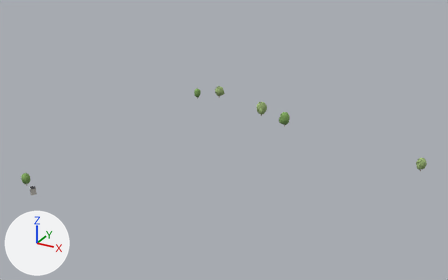
One commit to the glTF model viewer/districts/2030-haven/chunks/c_3_8.glb: the scene before it, then after it.
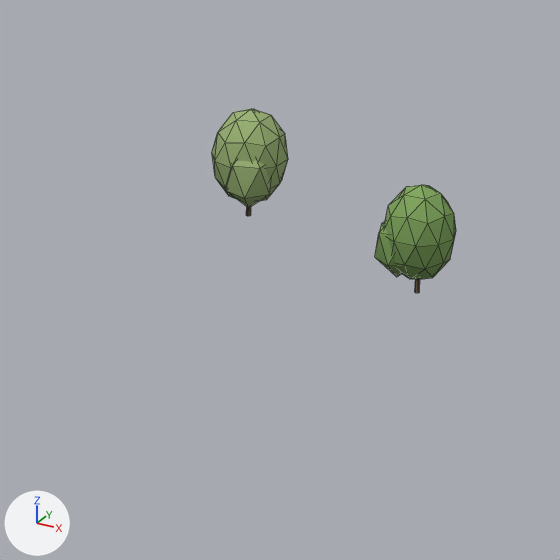
The first picture shows the older version from a camera (50 mm lens) standing at (1076.0, 1920.0, 157.0) and looking at (917.0, 2209.0, 12.0). The close-ups show the older and then the newer version on the part from 51% to 68% of the width and 31% to 58% of the height of that picture. Only the edits that show in the close-ups are written down. The lights are fixed; the arrows at lower left show +X, +Y and +Z. The close-ups show mesh edges as thin lines. Where no turn or scale is listed for an object, it has been applied to the vertices. Vertices at exactly the same position are counted once.

The first close-up shows 'tree_round_0.001', 'tree_round_1.002'.
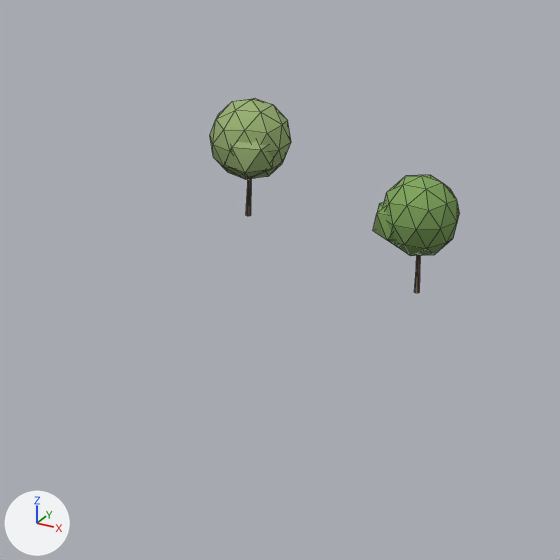
The change, as a diff of the scene's bpy script:
```diff
--- a/viewer/districts/2030-haven/chunks/c_3_8.glb.py
+++ b/viewer/districts/2030-haven/chunks/c_3_8.glb.py
@@ me_tree_round_1 @@
 # used by ob_tree_round_1_002; parent = ob_trees_3_8_0; location = (43.7, -19.16, 5.29); rotation_euler = (0.0, 0.0, -1.935), in degrees (0, 0, -111); scale = (5.16, 5.16, 5.29)
 # before: 7 (-0.01, 0.03, 0.06), 8 (0.01, 0.02, 0.06), 14 (0.01, -0.02, 0.06), 20 (-0.01, -0.03, 0.06), 27 (-0.04, -0.02, 0.06)
 # before: 29 (-0.04, 0.02, 0.06)
-me_tree_round_1.from_pydata(...)  # 66 vertices, 120 faces; spans x -0.68..0.68, y -0.7..0.7, z -1.0..1.0
+me_tree_round_1.from_pydata(...)  # 66 vertices, 120 faces; spans x -0.67..0.67, y -0.69..0.69, z -1.0..1.0
+# me_tree_round_1 part 1: the loose piece of 42 vertices spanning x -0.68..0.65, y -0.7..0.7, z -0.76..1.0 is scaled about its middle by (0.989, 0.989, 0.767), then moved by (0.0, 0.0, 0.21)
+# me_tree_round_1 part 2: the loose piece of 12 vertices spanning x -0.17..0.68, y -0.13..0.68, z -0.72..0.52 is scaled about its middle by (0.989, 0.989, 0.712), then moved by (0.0, 0.0, 0.32)
+# me_tree_round_1 part 3
+for i in [7, 8, 14, 20, 27, 29]: me_tree_round_1.vertices[i].co += Vector((0.0, 0.0, -0.35))
 me_tree_round_1.materials.append(mat_tree_vc)
@@ me_tree_round_0 @@
 # used by ob_tree_round_0_001; parent = ob_trees_3_8_1; location = (65.1, -28.84, 5.16); rotation_euler = (0.0, 0.0, 2.827), in degrees (0, 0, 162); scale = (4.8, 4.8, 5.16)
 # before: 7 (-0.01, 0.03, 0.06), 8 (0.01, 0.02, 0.06), 14 (0.01, -0.02, 0.06), 20 (-0.01, -0.03, 0.06), 27 (-0.04, -0.02, 0.06)
 # before: 29 (-0.04, 0.02, 0.06)
-me_tree_round_0.from_pydata(...)  # 66 vertices, 120 faces; spans x -0.68..0.68, y -0.7..0.7, z -1.0..1.0
+me_tree_round_0.from_pydata(...)  # 66 vertices, 120 faces; spans x -0.67..0.67, y -0.69..0.69, z -1.0..1.0
+# me_tree_round_0 part 4: the loose piece of 42 vertices spanning x -0.68..0.65, y -0.7..0.7, z -0.76..1.0 is scaled about its middle by (0.989, 0.989, 0.767), then moved by (0.0, 0.0, 0.21)
+# me_tree_round_0 part 5: the loose piece of 12 vertices spanning x -0.17..0.68, y -0.13..0.68, z -0.72..0.52 is scaled about its middle by (0.989, 0.989, 0.712), then moved by (0.0, 0.0, 0.32)
+# me_tree_round_0 part 6
+for i in [7, 8, 14, 20, 27, 29]: me_tree_round_0.vertices[i].co += Vector((0.0, 0.0, -0.35))
 me_tree_round_0.materials.append(mat_tree_vc)
@@ ob_tree_round_1_002 @@
 ob_tree_round_1_002.parent = ob_trees_3_8_0
-ob_tree_round_1_002.location = (43.7, -19.16, 5.29)
+ob_tree_round_1_002.location = (43.7, -19.16, 5.752)
 ob_tree_round_1_002.rotation_euler = (0.0, 0.0, -1.935)  # degrees (0, 0, -111)
-ob_tree_round_1_002.scale = (5.16, 5.16, 5.29)
+ob_tree_round_1_002.scale = (5.56, 5.56, 5.75)
@@ ob_tree_round_0_001 @@
 ob_tree_round_0_001.parent = ob_trees_3_8_1
-ob_tree_round_0_001.location = (65.1, -28.84, 5.16)
+ob_tree_round_0_001.location = (65.09, -28.84, 5.6)
 ob_tree_round_0_001.rotation_euler = (0.0, 0.0, 2.827)  # degrees (0, 0, 162)
-ob_tree_round_0_001.scale = (4.8, 4.8, 5.16)
+ob_tree_round_0_001.scale = (5.18, 5.18, 5.6)
```

Location of each change, (x1, y1, x2, y2) in pixels of the close-ups (560 x 560 px; the box of a moved part takes in the faces that stretch with it):
'tree_round_0.001', reshaped, moved, rescaled (7% wider, 9% taller)
    before: (375, 185, 456, 293)
    after: (373, 175, 460, 293)
'tree_round_1.002', reshaped, moved, rescaled (6% wider, 10% taller)
    before: (212, 109, 288, 216)
    after: (210, 98, 291, 216)
part 1 of me_tree_round_1, moved or reshaped
    before: (212, 109, 288, 201)
    after: (210, 98, 291, 180)
part 2 of me_tree_round_1, moved or reshaped
    before: (226, 160, 271, 208)
    after: (225, 141, 273, 178)
part 3 of me_tree_round_1, moved or reshaped (mostly hidden)
    before: (246, 206, 251, 216)
    after: (246, 179, 251, 216)
part 4 of me_tree_round_0, moved or reshaped
    before: (384, 185, 456, 279)
    after: (383, 175, 460, 256)
part 5 of me_tree_round_0, moved or reshaped
    before: (375, 221, 402, 277)
    after: (373, 202, 397, 247)
part 6 of me_tree_round_0, moved or reshaped (mostly hidden)
    before: (415, 279, 420, 293)
    after: (414, 255, 420, 293)
